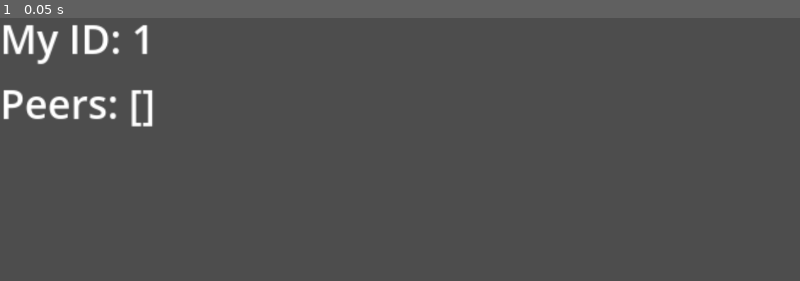
Above: before the commit, frame 1.
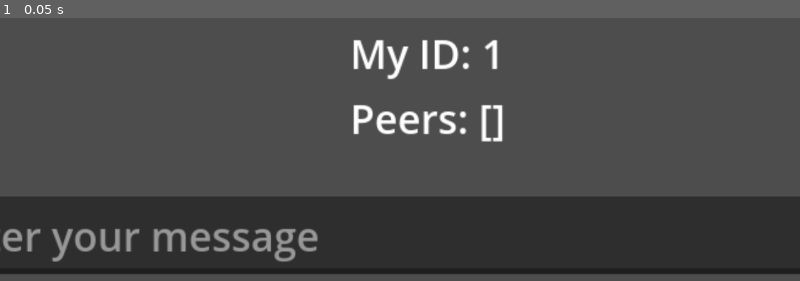
Above: after the commit, the same moment.

Repository: ToniMoldovan/simple-multiplayer
Game: Godot game, scene res://Stages/LIntroduction/game.tscn
Same seed, same stepped clock (60 frames per second), same inputs: the game is played once before the commit and once after it. This scene is started directly instead of the project's main scene.
Inputs:
- Up to frame 1 (0.05 s): no input

The runs differ from the first frame. In frame 1, 32% of the frame differs, in the area x 0-100%, y 2-98%.

Commit message:
Added simple group chat for observing how RPC works

Diff:
--- a/Stages/JoinMenu/join_menu.tscn
+++ b/Stages/JoinMenu/join_menu.tscn
@@ -81,7 +81,7 @@
 
 [node name="HBoxContainer2" type="HBoxContainer" parent="CenterContainer/VBoxContainer"]
 layout_mode = 2
-size_flags_horizontal = 8
+size_flags_horizontal = 4
 theme_override_constants/separation = 50
 
 [node name="Label" type="Label" parent="CenterContainer/VBoxContainer/HBoxContainer2"]
--- a/Stages/LIntroduction/game.gd
+++ b/Stages/LIntroduction/game.gd
@@ -1,6 +1,9 @@
 extends Node2D
 
 @onready var peer_label: Label = %PeerLabel
+@onready var chat_edit: LineEdit = $CanvasLayer/ChatEdit
+@onready var chat_send_button: Button = $CanvasLayer/ChatSendButton
+
 
 func _ready() -> void:
 	# Update immediately (in case peers already exist)
@@ -20,7 +23,32 @@
 		_update_peer_label()
 	)
 
+	chat_send_button.pressed.connect(_on_chat_send_pressed)
+	chat_edit.text_submitted.connect(func(_t: String) -> void:
+		_on_chat_send_pressed()
+	)
+
 func _update_peer_label() -> void:
 	var my_id := multiplayer.get_unique_id()
 	var peers := multiplayer.get_peers() # Array of connected peer IDs (excluding yourself)
 	peer_label.text = "My ID: %s\nPeers: %s" % [str(my_id), str(peers)]
+
+func _on_chat_send_pressed() -> void:
+	var msg := chat_edit.text.strip_edges()
+	if msg.is_empty():
+		return
+	chat_edit.clear()
+
+	# This calls the RPC on *all* peers (including yourself).
+	rpc_chat_message.rpc(msg)
+
+@rpc("any_peer", "reliable", "call_local")
+func rpc_chat_message(msg: String) -> void:
+	# If this RPC was called by a remote peer, this returns their peer ID.
+	# If it was called locally (because of call_local), it will be your own ID.
+	var from_id := multiplayer.get_remote_sender_id()
+	if from_id == 0:
+		from_id = multiplayer.get_unique_id()
+
+	print("[CHAT] from %s -> received on %s: %s"
+		% [str(from_id), str(multiplayer.get_unique_id()), msg])
--- a/Stages/LIntroduction/game.tscn
+++ b/Stages/LIntroduction/game.tscn
@@ -9,6 +9,36 @@
 
 [node name="PeerLabel" type="Label" parent="CanvasLayer"]
 unique_name_in_owner = true
-offset_right = 40.0
-offset_bottom = 23.0
+offset_left = 140.0
+offset_top = 6.0
+offset_right = 180.0
+offset_bottom = 29.0
 text = "Test"
+
+[node name="ChatEdit" type="LineEdit" parent="CanvasLayer"]
+anchors_preset = 8
+anchor_left = 0.5
+anchor_top = 0.5
+anchor_right = 0.5
+anchor_bottom = 0.5
+offset_left = -189.5
+offset_top = -15.5
+offset_right = 189.5
+offset_bottom = 15.5
+grow_horizontal = 2
+grow_vertical = 2
+placeholder_text = "Enter your message"
+
+[node name="ChatSendButton" type="Button" parent="CanvasLayer"]
+anchors_preset = 8
+anchor_left = 0.5
+anchor_top = 0.5
+anchor_right = 0.5
+anchor_bottom = 0.5
+offset_left = 212.0
+offset_top = -15.5
+offset_right = 259.0
+offset_bottom = 15.5
+grow_horizontal = 2
+grow_vertical = 2
+text = "Send"
